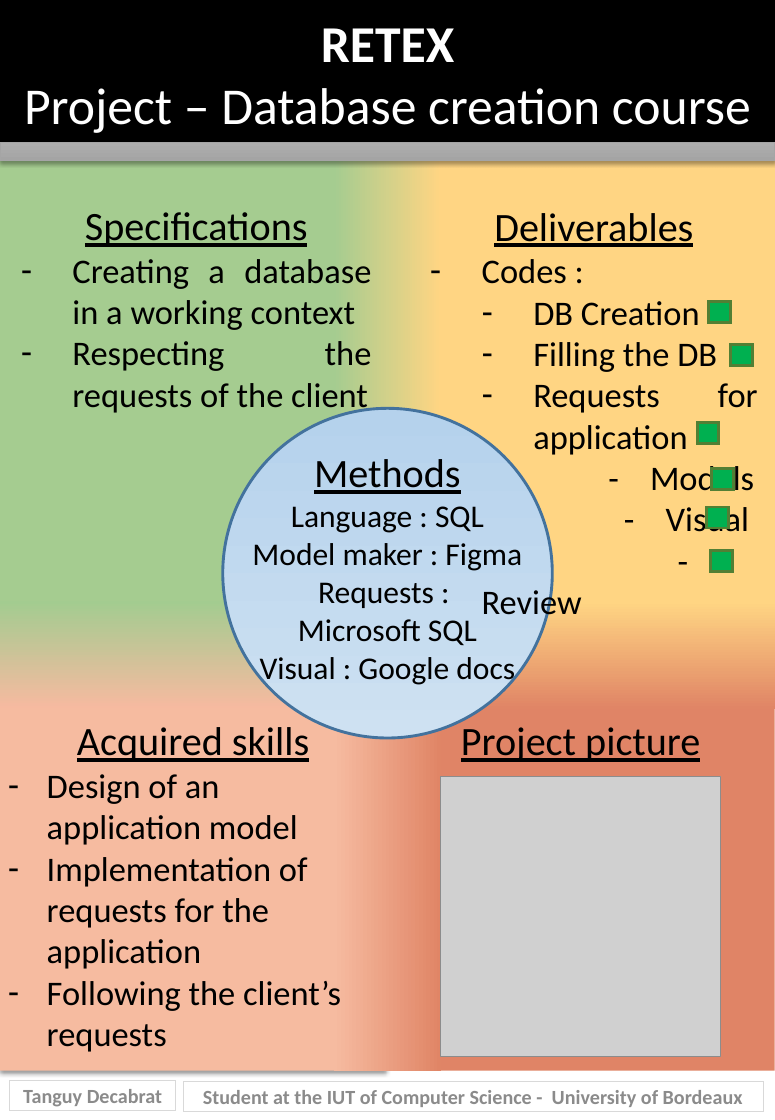
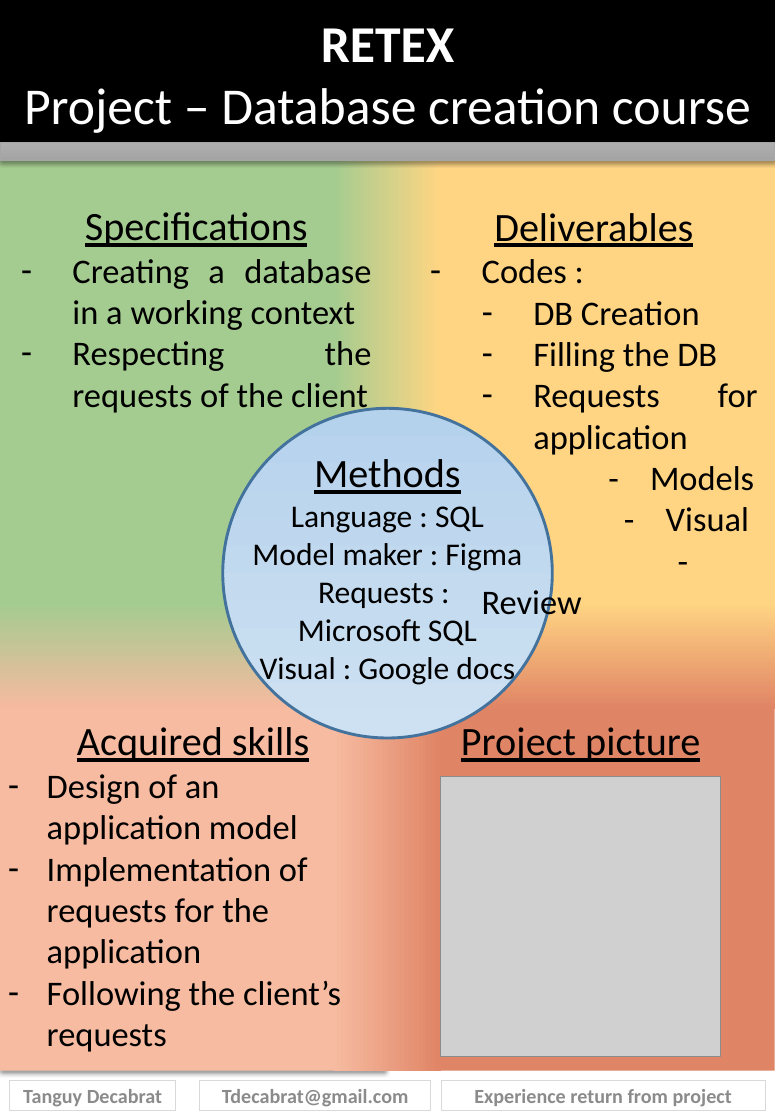
Before and after one commit to TDecabrat/TDecabrat.github.io, a slide deck: slide 16 of assets/Tanguy_Decabrat_S2C_RETEX_PONG.pptx (slide 15 before the commit). Drawn at 775x1120 pixels with LibreOffice and Linux fonts; fonts in the diff are those of the drawing; grey boxes stand for pictures. Boxes give left, top, right and bottom in pixels: in the first picture for what was removed or moved away, otherwise in the second. Text is boxed around its words. In the diff, an @@ line names an element or a change of style, - is before the commit and + after.

```diff
--- a/assets/Tanguy_Decabrat_S2C_RETEX_PONG.pptx
+++ b/assets/Tanguy_Decabrat_S2C_RETEX_PONG.pptx
@@ rectangle removed at bbox=[709, 302, 731, 322] @@
@@ rectangle removed at bbox=[731, 344, 752, 365] @@
@@ rectangle removed at bbox=[698, 423, 719, 443] @@
@@ rectangle removed at bbox=[712, 468, 734, 489] @@
@@ rectangle removed at bbox=[707, 506, 728, 527] @@
@@ rectangle removed at bbox=[711, 550, 733, 570] @@
@@ rectangle removed at bbox=[183, 1081, 763, 1111] @@
-Student at the IUT of Computer Science - University of Bordeaux
@@ rectangle added at bbox=[199, 1080, 431, 1110], outline #D9D9D9 0 pt, 14 pt, text #8B8B8B, bold @@
+Tdecabrat@gmail.com
@@ rectangle added at bbox=[441, 1080, 766, 1110], outline #D9D9D9 0 pt, 14 pt, text #8B8B8B, bold @@
+Experience return from project
```
Also in this commit, not shown: 25 other slides changed, 2 slides added, 36 other files.
